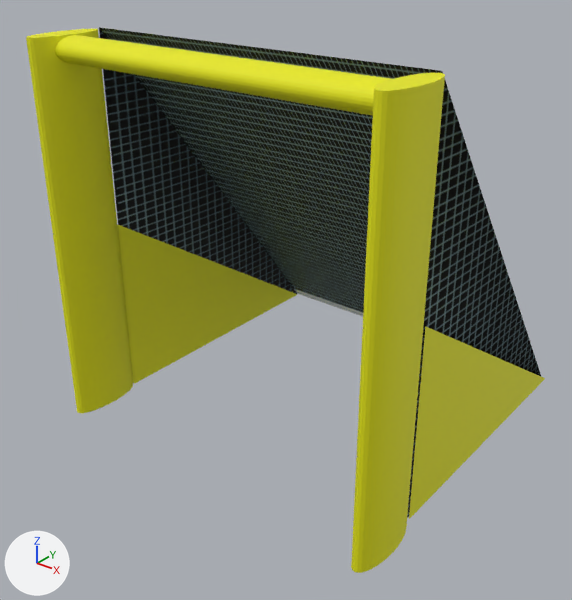
One commit to the OBJ model trunk/rcssserver3d/data/models/leftgoal.obj: the scene before it, then after it.
Camera for both pictures: a 50 mm camera at (1.138, -1.174, 1.242) aimed at (-0.024, 0.278, 0.342). The lights are fixed; the arrows at lower left show +X, +Y and +Z. Where no turn or scale is listed for an object, it has been applied to the vertices. Vertices at the same position are counted once.

Before the edit, the objects in view are built like this:
```python
me_cylinder = bpy.data.meshes.new('Cylinder')
me_cylinder.from_pydata(...)  # 216 vertices, 392 faces; spans x -0.5..0.5, y -0.105..0.895, z 0.0..1.0
# faces by material slot: [5, 387]
me_cylinder.materials.append(mat_grey_naogoalnet_png)  # picture img_naogoalnet_png
me_cylinder.materials.append(mat_yellow)  # yellow #e7e700
ob_cylinder = bpy.data.objects.new('Cylinder', me_cylinder)
ob_cylinder.location = (0.0, 0.0, 0.0)
```
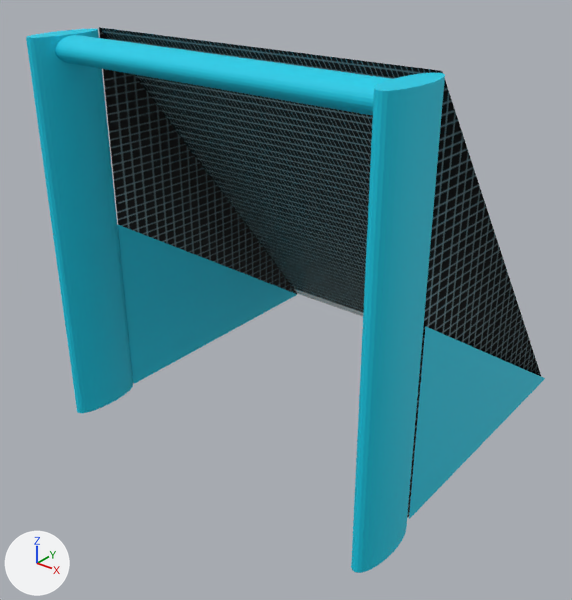
Patch to the scene script:
```diff
--- a/trunk/rcssserver3d/data/models/leftgoal.obj.py
+++ b/trunk/rcssserver3d/data/models/leftgoal.obj.py
@@ mat_sky_blue @@
+mat_sky_blue = principled_material('sky-blue')
+mat_sky_blue.base_color = (0.0, 0.6, 0.8)  # cyan #00cbe7
+mat_sky_blue.roughness = 0.69
@@ me_cylinder @@
 me_cylinder.from_pydata(...)  # 216 vertices, 392 faces; spans x -0.5..0.5, y -0.105..0.895, z 0.0..1.0
 # used by ob_cylinder; location = (0.0, 0.0, 0.0)
+# me_cylinder part 1: all 387 faces that had it switch from mat_yellow (yellow #e7e700) to mat_sky_blue (cyan #00cbe7)
 me_cylinder.materials.append(mat_grey_naogoalnet_png)
```

Changed parts and their boxes (x1, y1, x2, y2) in the pictures (572 x 600 px):
part 1 of me_cylinder, recoloured (yellow to cyan): (26, 29, 545, 573) in both
